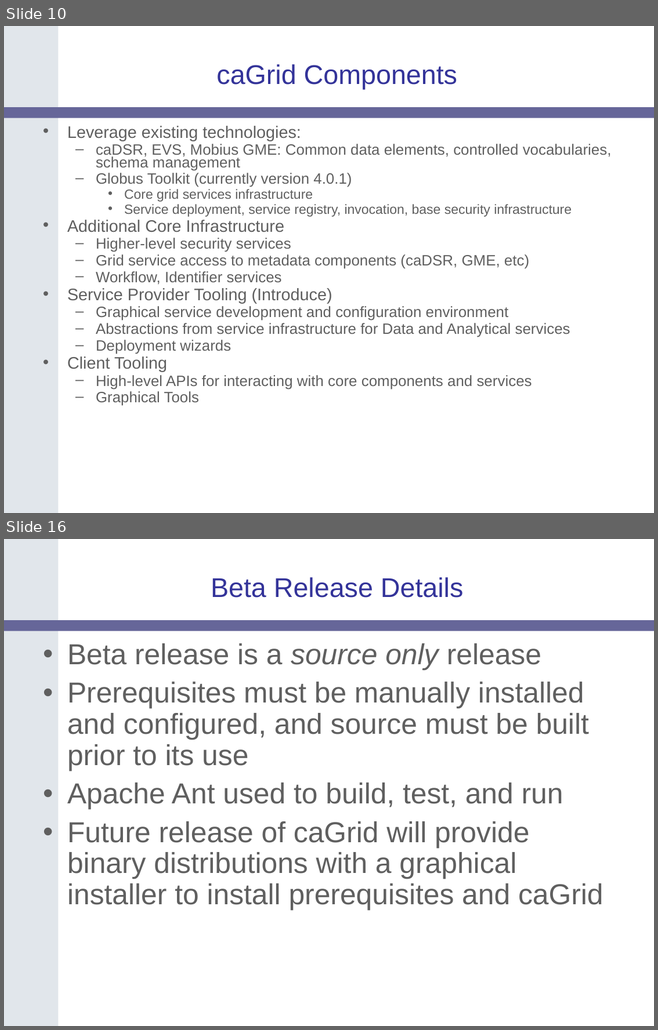
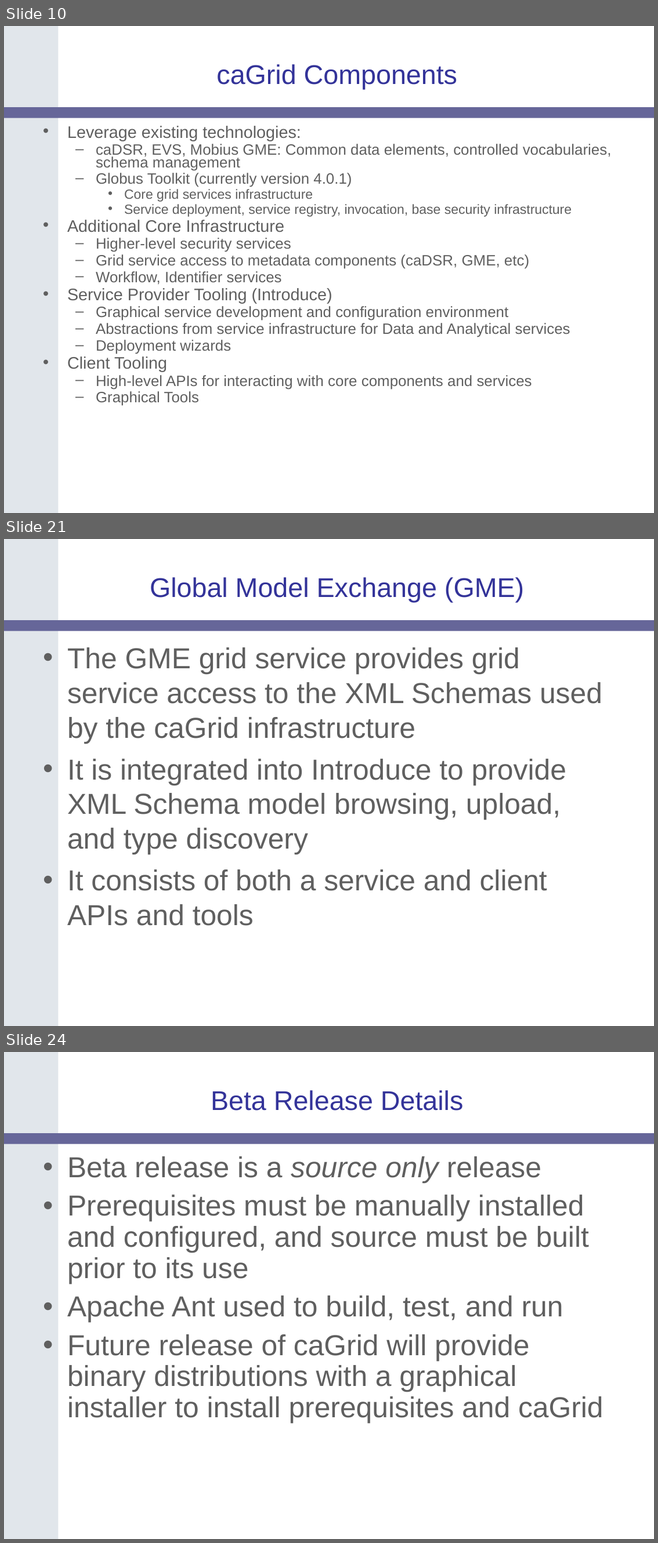
Before and after one commit to NCIP/cagrid-docs, a slide deck: presentations/200607_VCDE_ARCH/caGrid-1.0_Beta_Release.ppt. Shown one above the other, each under a label of ours: slides 10 and 16 before the commit, slides 10, 21 and 24 after it; the slides between them are not shown. The pictures are 658x1030 and 658x1543 pixels, drawn with LibreOffice and Linux fonts; fonts in the diff are those of the drawing; background and template pictures are left out. Boxes give left, top, right and bottom in pixels: in the first picture for what was removed or moved away, otherwise in the second. Text is boxed around its words. In the diff, an @@ line names an element or a change of style, - is before the commit and + after.

```diff
--- a/presentations/200607_VCDE_ARCH/caGrid-1.0_Beta_Release.ppt
+++ b/presentations/200607_VCDE_ARCH/caGrid-1.0_Beta_Release.ppt
@@ slide 21 added at box(4, 539, 654, 1026), background #FFFFFF; not listed: 2 template elements that a slide beside it also shows @@
@@ title added at box(150, 577, 524, 603), 30 pt, text #333399 @@
+Global Model Exchange (GME)
@@ text added at box(67, 647, 602, 926), 32 pt, text #5F5F5F @@
+• The GME grid service provides grid service access to the XML Schemas used by the caGrid infrastructure
+• It is integrated into Introduce to provide XML Schema model browsing, upload, and type discovery
+• It consists of both a service and client APIs and tools
@@ what was slide 16 is now slide 24 @@
```
Also in this commit, not shown: 3 slides changed, 13 other slides added, 6 slides removed.
